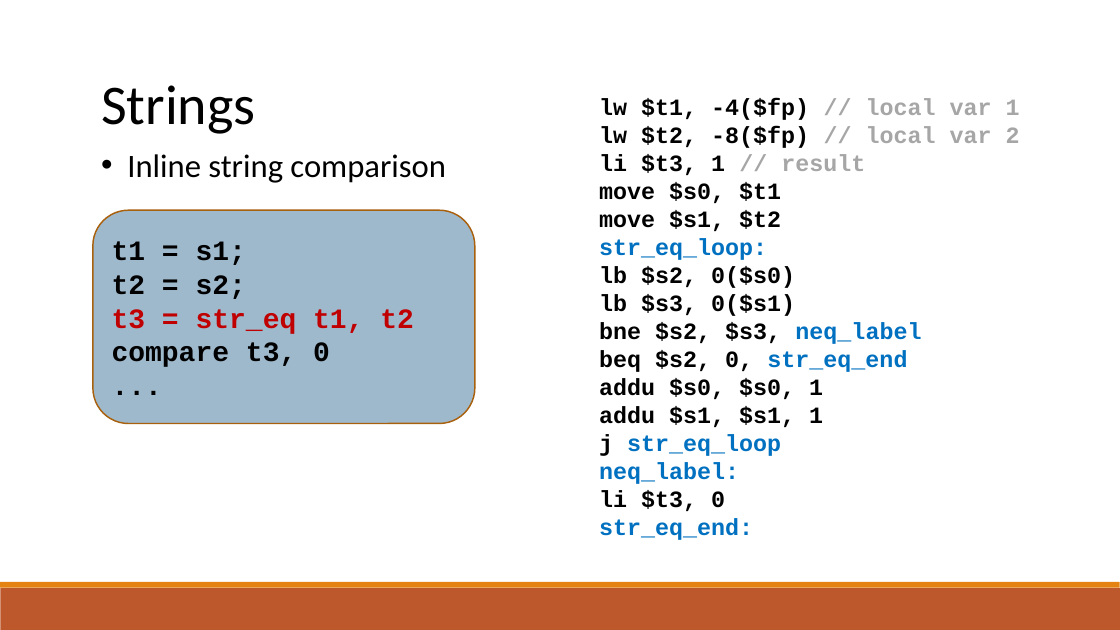
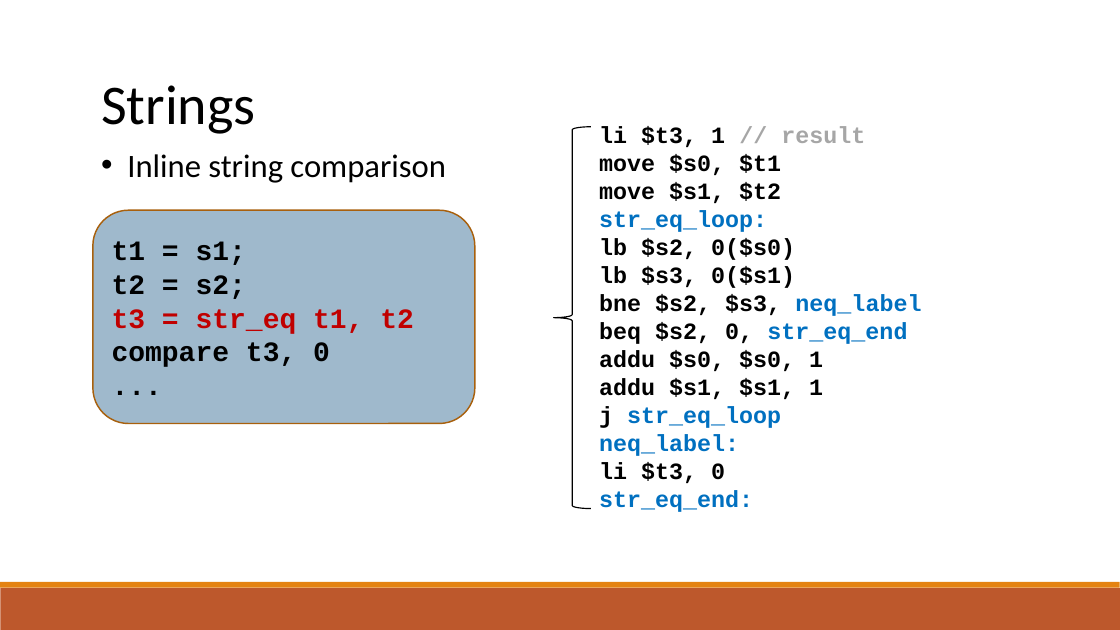
Before and after one commit to raghadzeidan/COMPILATION_TAU_FOR_STUDENTS, a slide deck: slide 59 of new_slides/codegen.pptx (slide 47 before the commit). Drawn at 1120x630 pixels with LibreOffice and Linux fonts; fonts in the diff are those of the drawing. Boxes give left, top, right and bottom in pixels: in the first picture for what was removed or moved away, otherwise in the second. Text is boxed around its words. In the diff, an @@ line names an element or a change of style, - is before the commit and + after.

```diff
--- a/new_slides/codegen.pptx
+++ b/new_slides/codegen.pptx
@@ text at (599,98,1020,148): paragraphs removed @@
-lw $t1, -4($fp) // local var 1
-lw $t2, -8($fp) // local var 2
@@ left brace added at (554,127,591,509), outline #000000 1 pt @@
```
Also in this commit, not shown: 5 other slides changed, 12 slides added, 1 other file.
